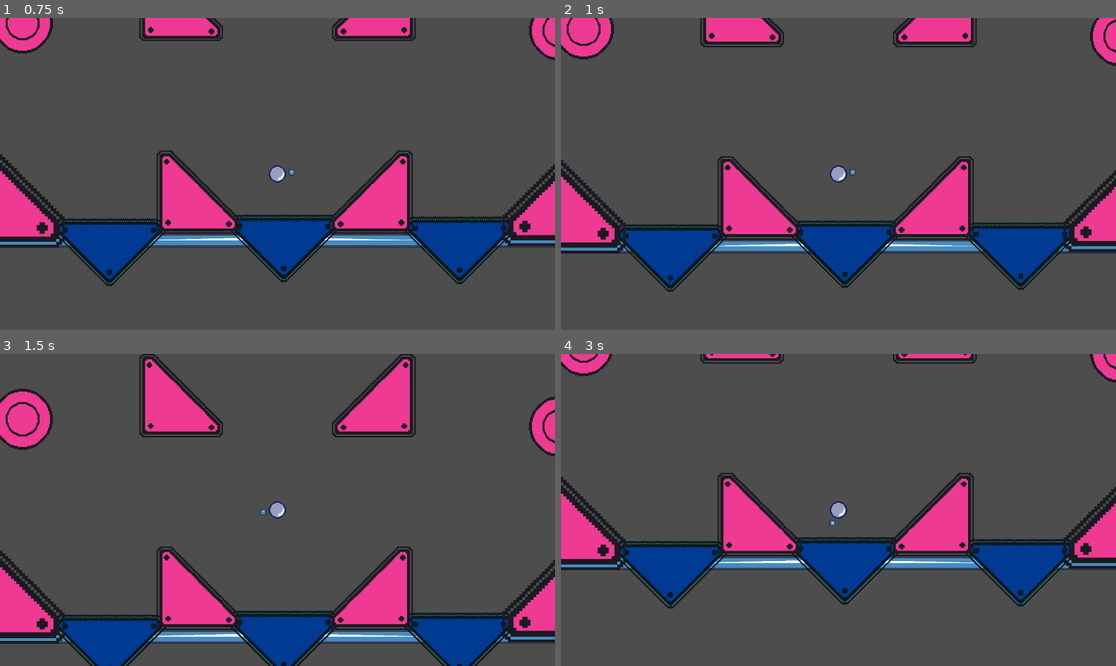
Above: before the commit, frames 1-4 (two rows, left to right).
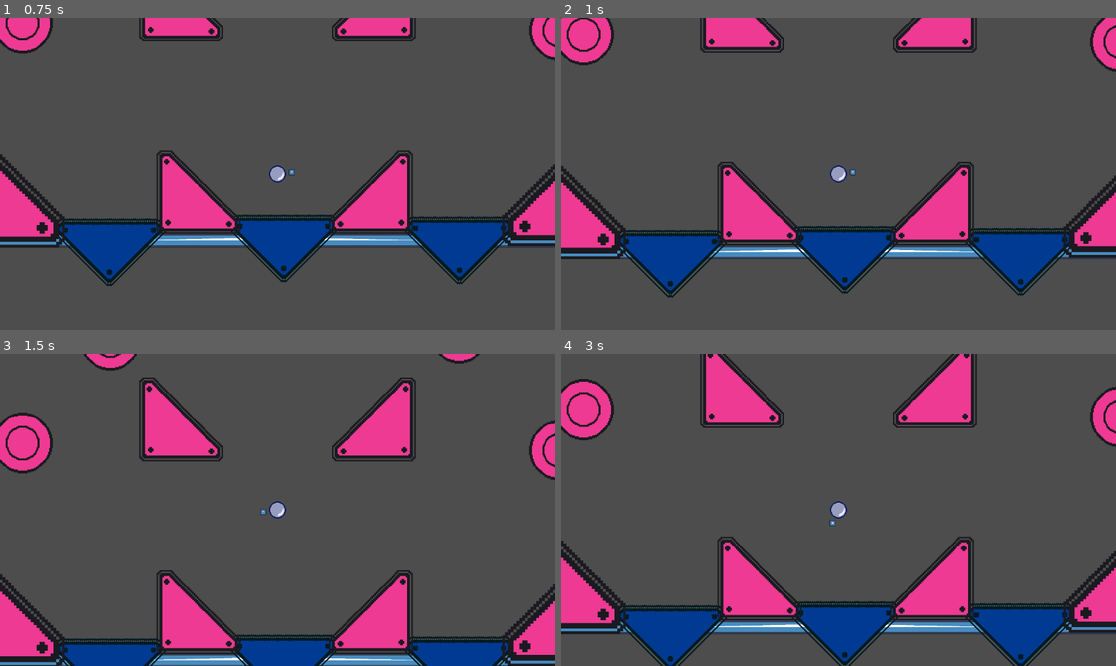
Above: after the commit, the same moments.

Repository: HjalteTagmose/Winball
Game: Godot game, scene res://scenes/TestScene.tscn
Same seed, same stepped clock (60 frames per second), same inputs: the game is played once before the commit and once after it. The engine's default icon, where the game draws it, is replaced by a stand-in: a white triangle on a blue panel in a dark square.
Inputs (mouse positions are in pixels of both pictures, inside the frame that each line leads up to):
- Up to frame 1 (0.75 s): tap Enter (ui_accept) at 0.5 s; move the mouse to (399, 158) at 0.52 s; tap S (aim_down) at 0.6 s
- Up to frame 2 (1 s): tap Enter (ui_accept) at 0.77 s
- Up to frame 3 (1.5 s): move the mouse to (166, 525) at 1.27 s; tap A (aim_left) at 1.35 s
- Up to frame 4 (3 s): tap Enter (ui_accept) at 1.52 s; move the mouse to (894, 441) at 2.02 s; tap D (aim_right) at 2.1 s; move the mouse to (810, 572) at 2.77 s; tap W (aim_up) at 2.85 s

Frame 1 is identical in both runs. In frame 2, 11% of the frame differs, in the area x 0-100%, y 0-90%; in frame 3, 26%; in frame 4, 41%, in the area x 0-100%, y 0-100%.

Commit message:
configs for bumpers

Diff:
--- a/prefabs/Room props/flat_bumper_ground.tscn
+++ b/prefabs/Room props/flat_bumper_ground.tscn
@@ -4,7 +4,7 @@
 [ext_resource type="Texture2D" uid="uid://74yprmmp5mei" path="res://art/ph_bumper_1.png" id="2_ydfnd"]
 
 [sub_resource type="PhysicsMaterial" id="PhysicsMaterial_gbh0v"]
-bounce = 0.6
+bounce = 0.7
 
 [sub_resource type="RectangleShape2D" id="RectangleShape2D_ubyfy"]
 size = Vector2(9.33967, 65.6587)
@@ -28,9 +28,11 @@
 
 [node name="FlatBumper Logic" type="StaticBody2D" parent="." node_paths=PackedStringArray("AudioPlayer")]
 scale = Vector2(1.47, 1.47)
+collision_layer = 4
+collision_mask = 2
 physics_material_override = SubResource("PhysicsMaterial_gbh0v")
 script = ExtResource("1_ubyfy")
-Power = 20.0
+Power = 25.0
 AudioPlayer = NodePath("AudioPlayer")
 Bias = Vector2(0, -1)
 BiasPower = 10.0
--- a/prefabs/Room props/flat_bumper_walls.tscn
+++ b/prefabs/Room props/flat_bumper_walls.tscn
@@ -33,9 +33,10 @@
 collision_mask = 2
 physics_material_override = SubResource("PhysicsMaterial_gbh0v")
 script = ExtResource("1_y5uss")
-Power = 50.0
+Power = 60.0
 AudioPlayer = NodePath("AudioPlayer")
 Bias = Vector2(0, -1)
+BiasPower = 20.0
 metadata/_custom_type_script = "uid://lobwfmlxako"
 
 [node name="Sprite2D" type="Sprite2D" parent="FlatBumper Logic"]
--- a/scripts/Map props/Bumper.gd
+++ b/scripts/Map props/Bumper.gd
@@ -25,8 +25,6 @@
 		return
 
 	var collisions = move_and_collide(Vector2.ZERO, true)
-	if collisions:
-		print(collisions.get_collider().name)
 
 	if collisions && collisions.get_collider() is Player:
 		BumpPlayer(collisions, collisions.get_collider())
@@ -36,6 +34,7 @@
 func BumpPlayer(collisionInfo:KinematicCollision2D, player : Player) -> void:
 	# var customNormal = (player.global_position - global_position).normalized()
 	var impulse : Vector2 = (collisionInfo.get_normal() * Power) + (Bias.normalized() * BiasPower)
+	print(Bias.normalized())
 	player.apply_impulse(impulse)
 
 	PlayAnimation()
